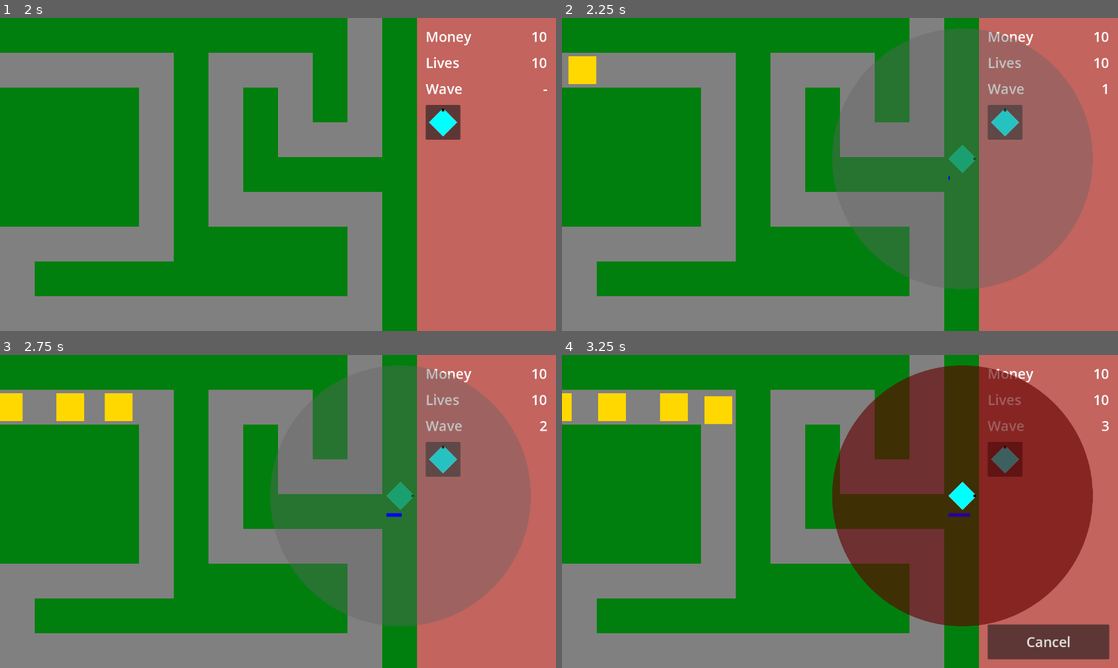
Above: before the commit, frames 1-4 (two rows, left to right).
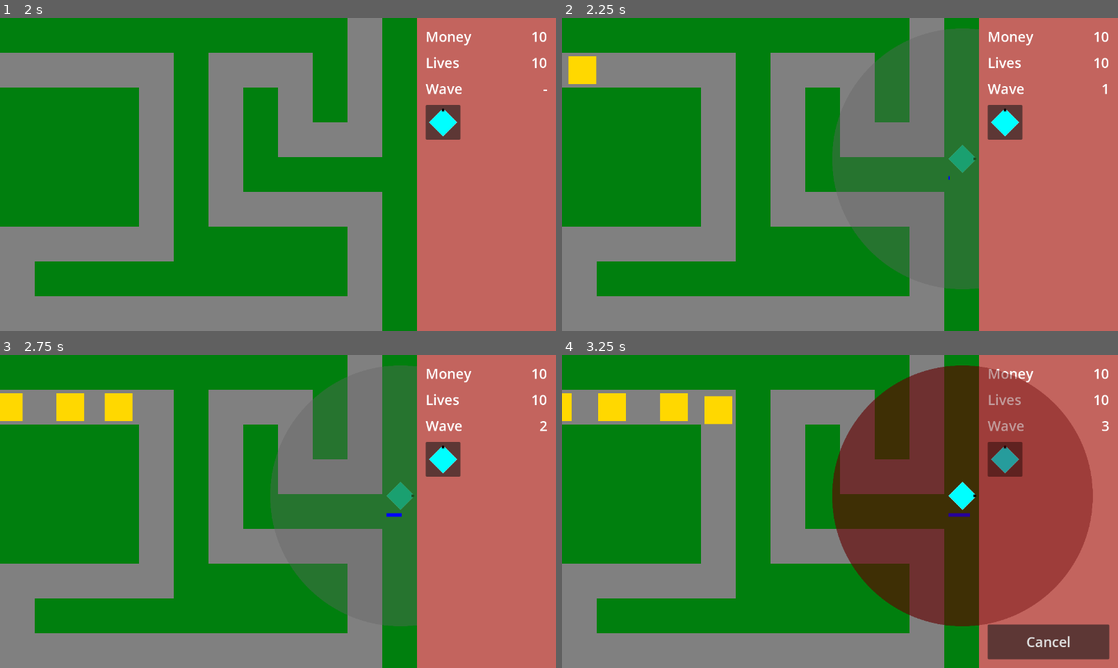
Above: after the commit, the same moments.

Repository: phrasmotica/godot-tower-defence
Game: Godot game, scene res://scenes/game.tscn
Two runs of this game, one before a commit and one after it. Both use one fixed random seed, a clock stepped at 60 frames per second and the inputs below.
Inputs (mouse positions are in pixels of both pictures, inside the frame that each line leads up to):
- Up to frame 1 (2 s): click (444, 121) at 0.5 s; click "Start" at 1.25 s
- Up to frame 2 (2.25 s): tap Enter (ui_accept) at 2 s; move the mouse to (962, 158) at 2.02 s; hold Shift (fast_forward) from 2.03 s (still down); tap 1 (tower_1) at 2.1 s; click (962, 158) at 2.17 s
- Up to frame 3 (2.75 s): keep holding Shift (fast_forward); tap Enter (ui_accept) at 2.27 s
- Up to frame 4 (3.25 s): move the mouse to (962, 495) at 2.77 s; release Shift (fast_forward) at 2.78 s; tap 1 (tower_1) at 2.85 s; click (962, 495) at 2.92 s; tap Enter (ui_accept) at 3.02 s

Frame 1 is identical in both runs. In frame 2, 12% of the frame differs, in the area x 75-96%, y 3-87%; in frame 3, 12%; in frame 4, 0.5%.

Commit message:
Re-parent new tower to tower manager when placed

Diff:
--- a/scenes/game.tscn
+++ b/scenes/game.tscn
@@ -204,10 +204,11 @@
 
 [node name="Foreground" type="Node2D" parent="."]
 
-[node name="GameUI" parent="." instance=ExtResource("10_gkcsa")]
+[node name="GameUI" parent="." node_paths=PackedStringArray("tower_manager") instance=ExtResource("10_gkcsa")]
 unique_name_in_owner = true
 offset_left = 960.0
 offset_right = 1280.0
+tower_manager = NodePath("../Towers")
 tower_1 = ExtResource("5_3wfyb")
 
 [node name="OverlayCanvas" type="CanvasLayer" parent="."]
--- a/scripts/game_ui.gd
+++ b/scripts/game_ui.gd
@@ -1,5 +1,6 @@
 class_name GameUI extends Control
 
+@export var tower_manager: TowerManager
 @export var tower_1: PackedScene
 
 @onready var bank: BankManager = %BankManager
@@ -87,7 +88,6 @@
 	placing_tower.on_selected.connect(_on_placing_tower_selected)
 	placing_tower.on_upgrade_finish.connect(_on_placing_tower_on_upgrade_finish)
 
-	# TODO: parent the tower node to the tower manager node once it's placed
 	add_child(placing_tower)
 
 	return true
@@ -101,6 +101,9 @@
 
 func _on_placing_tower_placed(tower: Tower):
 	print("Placed new tower")
+
+	# ensure the tower is not part of the UI anymore
+	placing_tower.reparent(tower_manager, true)
 
 	stop_tower_creation()
 
@@ -195,7 +198,6 @@
 	try_sell()
 
 func _on_cancel_button_pressed():
-	# need to free placing_tower ourselves
 	placing_tower.queue_free()
 
 	stop_tower_creation()
